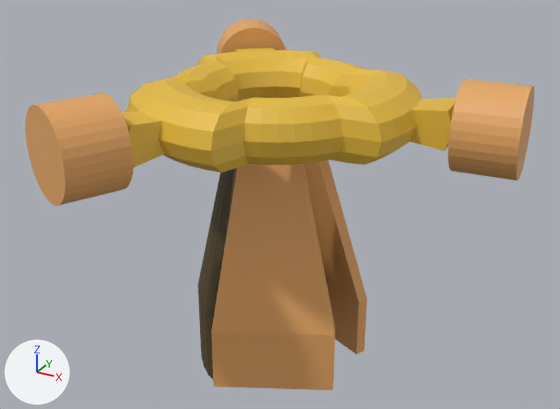
What one commit did to the Blender file ExamplePlugin/models/horizonFocus.blend.
Camera for both pictures: a camera (50 mm lens) standing at (4.31, -7.73, 5.6) and looking at (0.13, -0.12, 1.79). Every picture has the same lights, and +X, +Y and +Z are marked at lower left. The older version comes first. The same objects are shown in both versions, whatever each file hides.
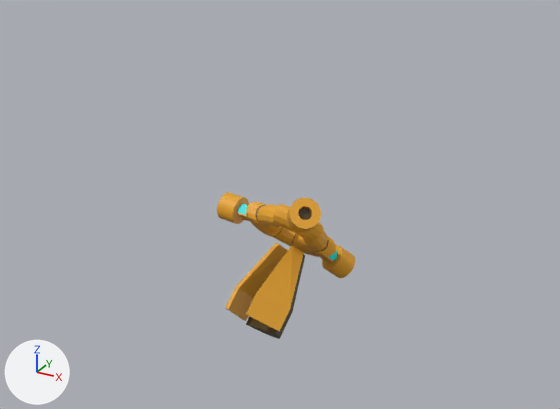
Commit message: Added Horizon Focus Model

Where the change shows, as pixel boxes [x1, y1, x2, y2] in the pictures (560 x 409 px):
'Torus', recoloured, reshaped, moved, turned, rescaled: before [122, 48, 456, 173]; after [238, 202, 338, 262]
'Plane', recoloured, reshaped, moved, turned, rescaled: before [211, 164, 335, 390]; after [225, 243, 288, 321]
'Circle', recoloured, reshaped, moved, turned, rescaled: before [25, 93, 134, 206]; after [217, 192, 249, 224]
'Plane.001', recoloured, reshaped, moved, turned, rescaled: before [304, 160, 367, 354]; after [246, 246, 304, 332]
'Circle.001', recoloured, moved, turned, rescaled: before [448, 79, 534, 181]; after [287, 198, 321, 233]
'Cylinder', moved, turned, rescaled: before [198, 168, 237, 379]; after [246, 254, 305, 339]
'Circle.002', recoloured, moved, turned, rescaled: before [217, 19, 286, 54]; after [322, 245, 355, 278]
part 1 of me_torus, added: after [238, 202, 338, 262]
part 2 of me_torus, recoloured: before [126, 50, 422, 173]; after [246, 204, 331, 257]
part 3 of me_torus, recoloured: before [127, 103, 455, 131]
part 4 of me_circle, cut back (orange): before [25, 105, 65, 206]

Patch to the scene script:
```diff
--- a/ExamplePlugin/models/horizonFocus.blend.py
+++ b/ExamplePlugin/models/horizonFocus.blend.py
@@ mat_material_001 @@
 mat_material_001 = principled_material('Material.001')
-mat_material_001.base_color = (0.8, 0.395, 0.131)  # orange #e7a965
+mat_material_001.base_color = (0.8, 0.371, 0.0193)  # orange #e7a426
@@ mat_material @@
+mat_material = principled_material('Material')
+mat_material.base_color = (0.00436, 0.774, 0.8)  # cyan #0ee4e7
@@ me_torus @@
-me_torus.from_pydata(...)  # 628 vertices, 624 faces, 4 loose edges; spans x -1.6..2.14, y -2.07..1.85, z -0.36..0.36
+me_torus.from_pydata(...)  # 796 vertices, 792 faces, 4 loose edges; spans x -1.6..2.14, y -2.07..1.85, z -0.36..0.36
+# me_torus part 1: 168 vertices added at x -1.56..2.08, y -2.01..1.8, z -0.36..0.36
+# me_torus part 2: 474 faces spanning x -1.6..1.73, y -1.73..1.72, z -0.36..0.36 switch from mat_material_003 (yellow #e7bd3d) to mat_material_001 (orange #e7a426)
+# me_torus part 3: 6 faces spanning x -1.51..2.14, y -2.07..1.85, z 0.0..0.22 switch from mat_material_003 (yellow #e7bd3d) to mat_material (cyan #0ee4e7)
+me_torus.materials.append(mat_material_002)  # brown #4c3c18
@@ me_circle @@
 # used by ob_circle; location = (-0.819, -1.977, 3.0); rotation_euler = (1.571, 0.0, 2.705), in degrees (90, 0, 155)
-me_circle.from_pydata(...)  # 64 vertices, 34 faces; spans x -0.5..0.5, y -0.5..0.5, z -0.7..0.0
+me_circle.from_pydata(...)  # 128 vertices, 98 faces; spans x -0.5..0.5, y -0.5..0.5, z -0.7..0.0
+# me_circle part 4
+# 1 face is deleted
+# 32 vertices are added at x -0.219..0.219, y -0.219..0.219, z -0.7
+# 32 new vertices lie (0.0, 0.0, 0.2) away from vertices in x -0.219..0.219, y -0.219..0.219, z -0.7
+# 64 new faces join them, mat_material_001 (orange #e7a426)
+# 1 new face joins them, mat_material_002 (brown #4c3c18)
 me_circle.materials.append(mat_material_001)
+me_circle.materials.append(mat_material_002)  # brown #4c3c18
@@ me_plane @@
 # used by ob_plane; location = (-0.265, -0.038, 0.0); rotation_euler = (0.0, 0.0, 12.97), in degrees (0, 0, 23)
-me_plane.from_pydata(...)  # 22 vertices, 19 faces; spans x -0.43..1.05, y -1.0..-0.37, z -0.39..2.44
+me_plane.from_pydata(...)  # 22 vertices, 19 faces; spans x -0.43..0.81, y -1.04..-0.37, z -0.39..2.44
+# me_plane part 5: all 12 vertices in x 0.61..1.05, y -0.93..-0.39, z -0.39..2.44 are moved by (-0.24, -0.11, 0.0)
 me_plane.materials.append(mat_material_001)
@@ me_plane_002 @@
 # used by ob_plane_001; location = (-0.265, -0.038, 0.0); rotation_euler = (0.0, 0.0, 12.97), in degrees (0, 0, 23)
-me_plane_002.from_pydata(...)  # 22 vertices, 19 faces; spans x 0.22..1.44, y -0.13..1.1, z -0.39..2.44
+me_plane_002.from_pydata(...)  # 22 vertices, 19 faces; spans x 0.22..1.35, y 0.13..1.1, z -0.39..2.44
+# me_plane_002 part 6: all 12 vertices in x 0.74..1.44, y -0.13..0.02, z -0.39..2.44 are moved by (-0.09, 0.25, 0.0)
 me_plane_002.materials.append(mat_material_001)
@@ ob_torus @@
 ob_torus = bpy.data.objects.new('Torus', me_torus)
-ob_torus.location = (0.0, 0.0, 3.0)
+ob_torus.location = (0.027, 0.364, 1.235)
+ob_torus.rotation_euler = (-0.469, -0.675, -1.028)  # degrees (-27, -39, -59)
+ob_torus.scale = (0.374, 0.374, 0.374)
@@ ob_circle @@
 ob_circle = bpy.data.objects.new('Circle', me_circle)
-ob_circle.location = (-0.819, -1.977, 3.0)
-ob_circle.rotation_euler = (1.571, 0.0, 2.705)  # degrees (90, 0, 155)
+ob_circle.location = (-0.769, 0.407, 1.305)
+ob_circle.rotation_euler = (1.651, 0.797, 1.543)  # degrees (95, 46, 88)
+ob_circle.scale = (0.374, 0.374, 0.374)
@@ ob_circle_001 @@
 ob_circle_001 = bpy.data.objects.new('Circle.001', me_circle_001)
-ob_circle_001.location = (2.12, 0.278, 2.996)
-ob_circle_001.rotation_euler = (1.571, 0.0, 4.8)  # degrees (90, 0, 275)
+ob_circle_001.location = (0.441, -0.144, 1.693)
+ob_circle_001.rotation_euler = (2.275, -0.418, 3.449)  # degrees (130, -24, 198)
+ob_circle_001.scale = (0.374, 0.374, 0.374)
@@ ob_circle_002 @@
 ob_circle_002 = bpy.data.objects.new('Circle.002', me_circle_002)
-ob_circle_002.location = (-1.3, 1.696, 2.992)
-ob_circle_002.rotation_euler = (1.571, 0.0, 0.611)  # degrees (90, 0, 35)
+ob_circle_002.location = (0.408, 0.826, 0.706)
+ob_circle_002.rotation_euler = (0.822, -0.315, -0.46)  # degrees (47, -18, -26)
+ob_circle_002.scale = (0.374, 0.374, 0.374)
@@ ob_cylinder @@
 ob_cylinder = bpy.data.objects.new('Cylinder', me_cylinder)
-ob_cylinder.location = (0.0, 0.0, 0.0)
+ob_cylinder.location = (-0.029, -0.382, 0.366)
+ob_cylinder.rotation_euler = (3.533, -2.424, 0.871)  # degrees (202, -139, 50)
+ob_cylinder.scale = (0.374, 0.374, 0.374)
@@ ob_plane @@
 ob_plane = bpy.data.objects.new('Plane', me_plane)
-ob_plane.location = (-0.265, -0.038, 0.0)
-ob_plane.rotation_euler = (0.0, 0.0, 12.97)  # degrees (0, 0, 23)
+ob_plane.location = (0.007, -0.319, 0.297)
+ob_plane.rotation_euler = (0.00782, -0.8, 17.13)  # degrees (0.4, -46, 261)
+ob_plane.scale = (0.374, 0.374, 0.374)
@@ ob_plane_001 @@
 ob_plane_001 = bpy.data.objects.new('Plane.001', me_plane_002)
-ob_plane_001.location = (-0.265, -0.038, 0.0)
-ob_plane_001.rotation_euler = (0.0, 0.0, 12.97)  # degrees (0, 0, 23)
+ob_plane_001.location = (0.007, -0.319, 0.297)
+ob_plane_001.rotation_euler = (0.00782, -0.8, 17.13)  # degrees (0.4, -46, 261)
+ob_plane_001.scale = (0.374, 0.374, 0.374)
```
